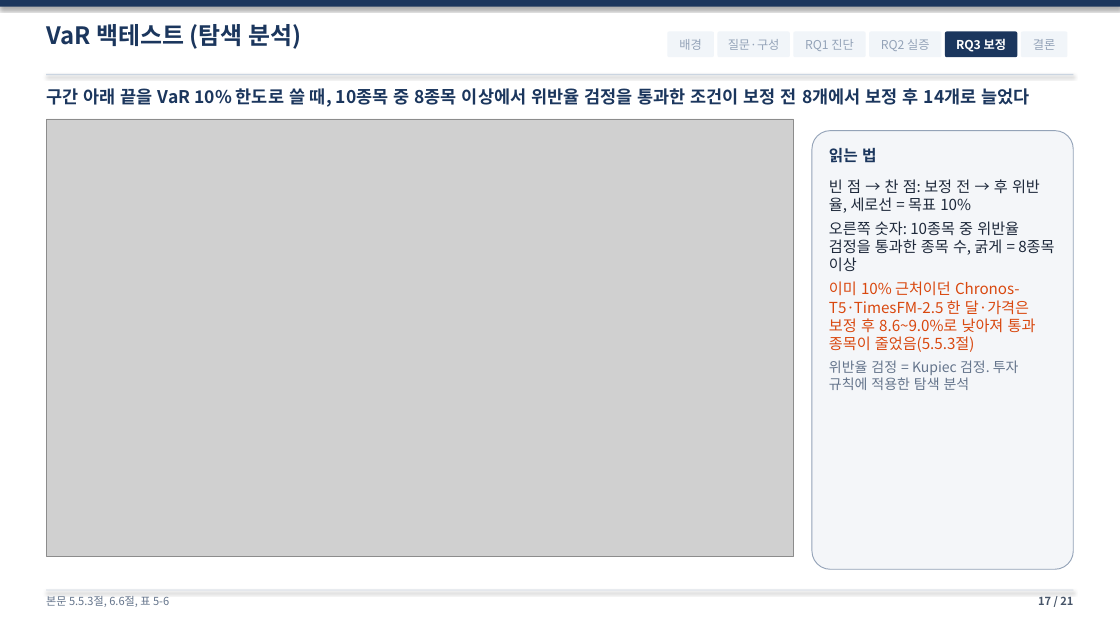
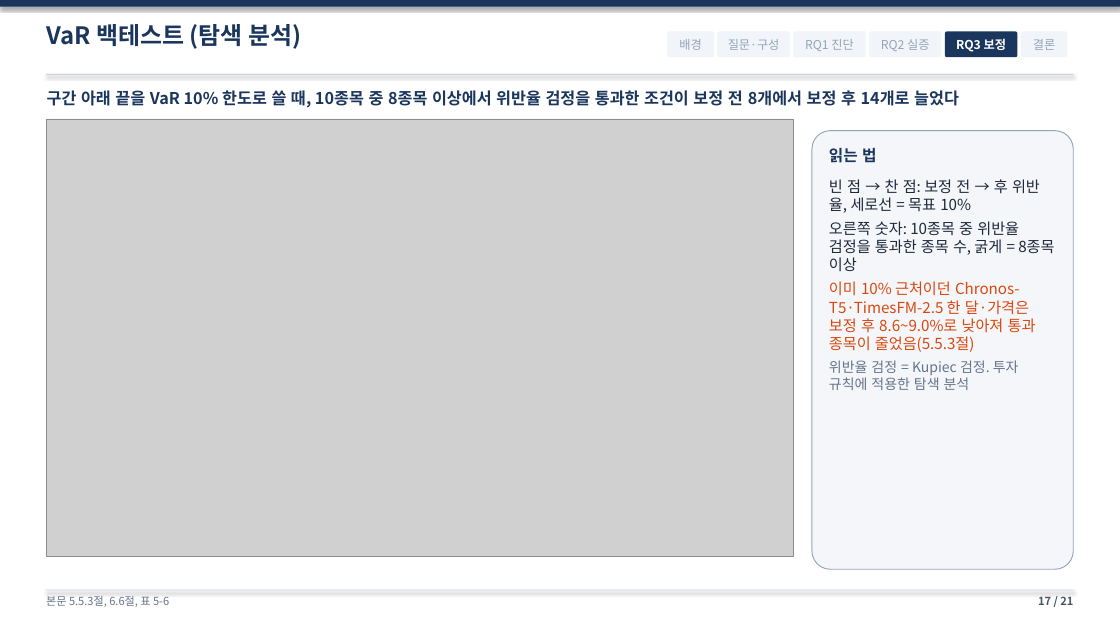
Before and after one commit to sapzzil/Master-thesis, a slide deck: slide 17 of 05_논문작성/석사학위논문_심사발표_v13.pptx. Drawn at 1120x630 pixels with LibreOffice and Linux fonts; fonts in the diff are those of the drawing; grey boxes stand for pictures. Boxes give left, top, right and bottom in pixels: in the first picture for what was removed or moved away, otherwise in the second. Text is boxed around its words. In the diff, an @@ line names an element or a change of style, - is before the commit and + after.

```diff
--- a/05_논문작성/석사학위논문_심사발표_v13.pptx
+++ b/05_논문작성/석사학위논문_심사발표_v13.pptx
@@ text "구간 아래 끝을 VaR 10% ..." at [47,88,959,109]: size 15 to 13.9 pt @@
```
Also in this commit, not shown: 1 other slide changed, 2 other files.
